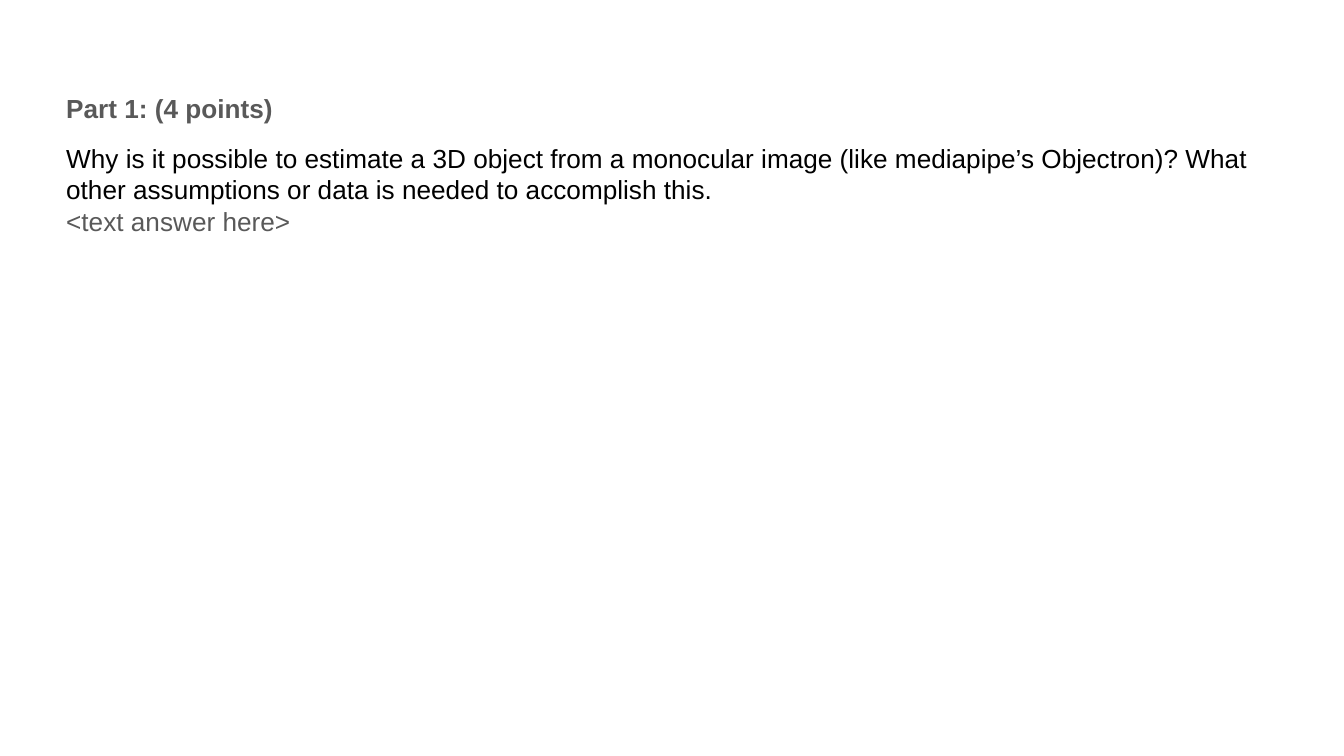
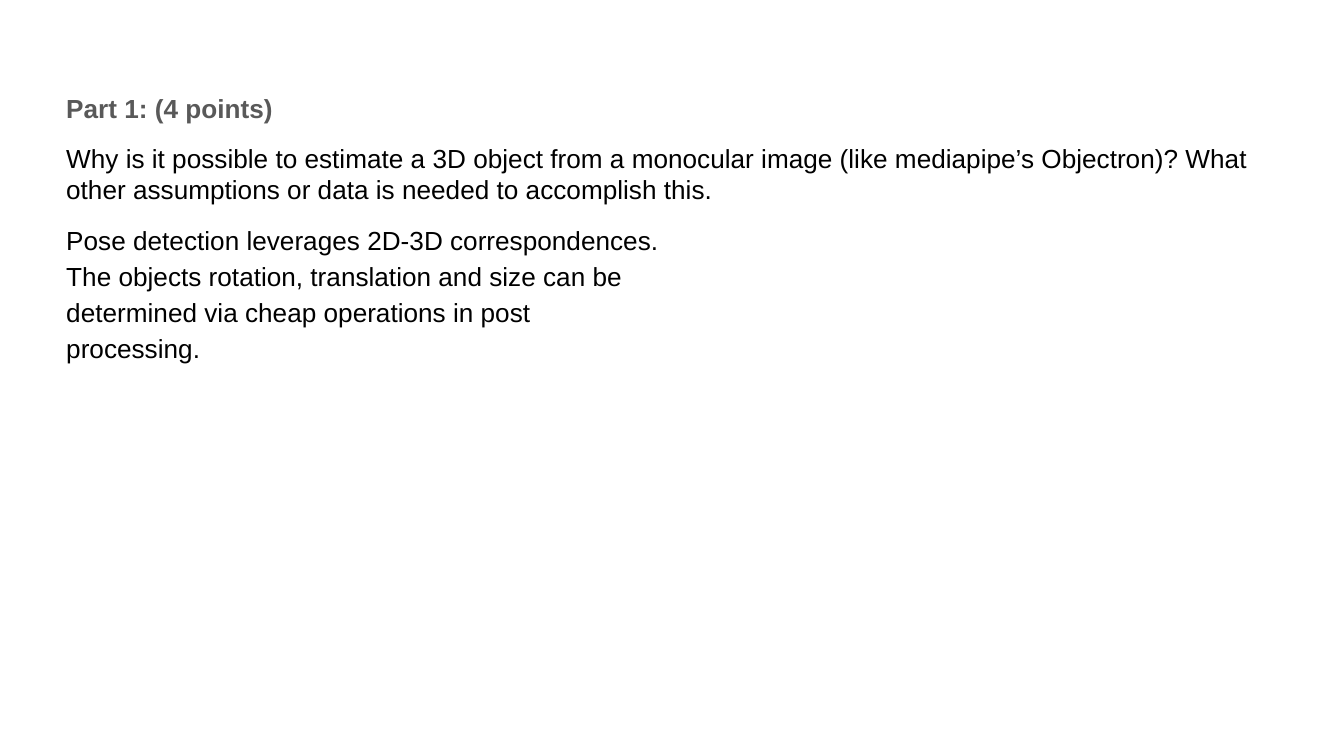
Before and after one commit to AaronLopes/vision-projs, a slide deck: slide 5 of proj6_release/proj6_template.pptx. Drawn at 1344x756 pixels with LibreOffice and Linux fonts; fonts in the diff are those of the drawing. Boxes give left, top, right and bottom in pixels: in the first picture for what was removed or moved away, otherwise in the second. Text is boxed around its words. In the diff, an @@ line names an element or a change of style, - is before the commit and + after.

```diff
--- a/proj6_release/proj6_template.pptx
+++ b/proj6_release/proj6_template.pptx
@@ text at (66, 212, 291, 231): paragraph removed @@
-<text answer here>
@@ text at (66, 231, 658, 363): paragraph added @@
+Pose detection leverages 2D-3D correspondences. The objects rotation, translation and size can be determined via cheap operations in post processing.
```
Also in this commit, not shown: 4 other slides changed, 4 other files.
